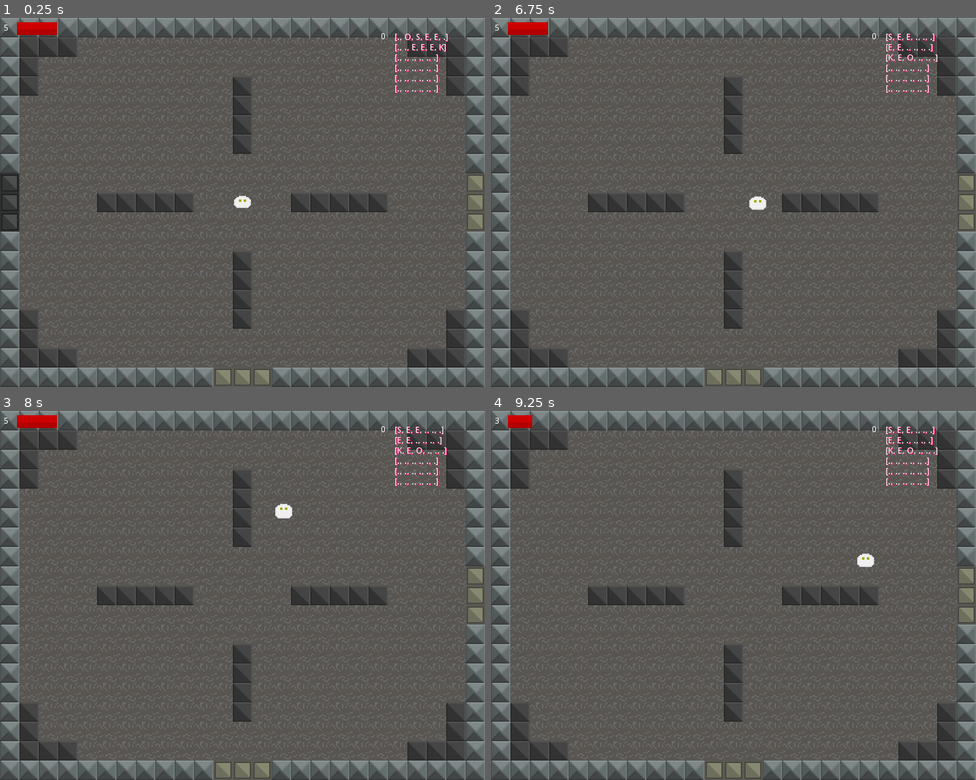
Above: before the commit, frames 1-4 (two rows, left to right).
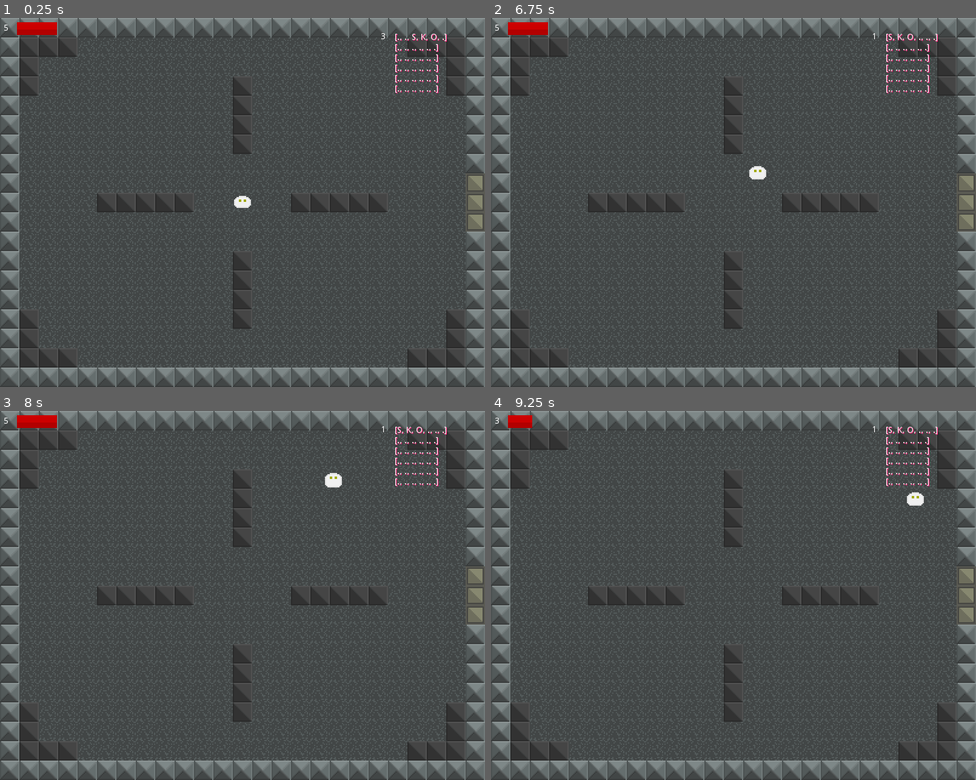
Above: after the commit, the same moments.

Repository: BielMaxBR/evolutron-remake
Game: Godot game, scene res://Node2D.tscn
Same seed, same stepped clock (60 frames per second), same inputs: the game is played once before the commit and once after it. Sound files missing from this copy of the repository are replaced by a short silence.
Inputs (mouse positions are in pixels of both pictures, inside the frame that each line leads up to):
- Up to frame 1 (0.25 s): no input
- Up to frame 2 (6.75 s): tap Enter at 0.5, 6.5 s; move the mouse to (840, 184) at 0.52 s; hold D (right) 0.53-1.28 s; hold 1 (0) 0.53-1.28 s; click (840, 184) at 0.8 s; tap Space (test) at 1.25, 1.55, 4.55 s; move the mouse to (636, 220) at 1.27 s; hold S (down) 1.28-2.03 s; click (636, 220) at 1.35 s; move the mouse to (782, 121) at 2.02 s; hold D (right) 2.03-2.78 s; hold Space (test) 2.03-2.78 s; tap T (scape, bound only after the commit) at 2.3, 2.85, 5.3, 6.6 s; move the mouse to (709, 276) at 2.77 s; hold W (up) 2.78-3.53 s; tap 1 (0) at 3.05 s; move the mouse to (879, 257) at 3.52 s; hold 1 (0) 3.53-4.28 s; hold A (left) 3.53-5.03 s; click (879, 257) at 3.8 s; move the mouse to (588, 147) at 4.27 s; click (588, 147) at 4.35 s; move the mouse to (757, 202) at 5.02 s; hold S (down) 5.03-5.75 s; hold Space (test) 5.03-5.75 s; click (733, 272) at 5.75 s; move the mouse to (660, 110) at 6.52 s; hold D (right) from 6.53 s (still down)
- Up to frame 3 (8 s): tap 1 (0) at 6.8 s; move the mouse to (349, 577) at 7.27 s; release D (right) at 7.28 s; hold W (up) from 7.28 s (still down); hold 1 (0) from 7.28 s (still down); click (349, 577) at 7.55 s
- Up to frame 4 (9.25 s): move the mouse to (636, 613) at 8.02 s; release W (up) at 8.03 s; release 1 (0) at 8.03 s; hold D (right) 8.03-8.78 s; click (636, 613) at 8.1 s; tap Space (test) at 8.3 s; move the mouse to (782, 514) at 8.77 s; hold S (down) from 8.78 s (still down); hold Space (test) from 8.78 s (still down); tap T (scape, bound only after the commit) at 9.05 s

The runs differ from the first frame. In frame 1, 11% of the frame differs, in the area x 0-96%, y 4-100%; in frame 2, 11%; in frame 3, 11%; in frame 4, 11%.

Commit message:
cheve andando

Diff:
--- /dev/null
+++ b/Chefes/Slime.gd
@@ -0,0 +1,70 @@
+
+
+extends KinematicBody2D
+export var speed = 200
+export(Vector2) var posicion
+var vida = 50
+signal morreu
+var velocity =  Vector2(1,1)
+var gosmaPath = preload("res://Chefes/gosma.tscn")
+var rastro = false
+var rng = RandomNumberGenerator.new()
+
+func _init():
+	pass
+func _ready():
+	print("sou eu")
+	rastro = true
+	velocity = velocity.normalized() * speed
+
+func _physics_process(delta):
+	velocity = move_and_slide(velocity)
+	get_parent().get_child(4).position = position
+	if vida < 1:
+		emit_signal("morreu")
+		queue_free()
+	pass
+
+
+func _on_baixo_body_entered(body):
+	if body.name != "slime" and "Room" in body.name and body.name != "Porta":
+		velocity.y *= -1
+		velocity = velocity.normalized() * speed
+	pass # Replace with function body.
+
+
+func _on_cima_body_entered(body):
+	if body.name != "slime" and "Room" in body.name and body.name != "Porta":
+		velocity.y *= -1
+		velocity = velocity.normalized() * speed
+
+
+func _on_direita_body_entered(body):
+	if body.name != "slime" and "Room" in body.name and body.name != "Porta":
+		velocity.x *= -1
+		velocity = velocity.normalized() * speed
+
+
+
+func _on_esquerda_body_entered(body):
+	if body.name != "slime" and "Room" in body.name and body.name != "Porta":
+
+		velocity.x *= -1
+		velocity = velocity.normalized() * speed
+
+	pass # Replace with function body.
+
+
+func _on_RastroTimer_timeout():
+	if rastro == true:
+		spawn_rastro()
+	pass # Replace with function body.
+
+func spawn_rastro():
+	var newRastro = gosmaPath.instance()
+	newRastro.position = position
+	yield(get_tree().create_timer(0.05), "timeout")
+	newRastro.slime = position
+	newRastro.z_index = -1
+	get_parent().add_child(newRastro)
+	pass
--- /dev/null
+++ b/Chefes/Slime.tscn
@@ -0,0 +1,63 @@
+[gd_scene load_steps=8 format=2]
+
+[ext_resource path="res://Chefes/slime.png" type="Texture" id=1]
+[ext_resource path="res://Chefes/Slime.gd" type="Script" id=2]
+
+[sub_resource type="CircleShape2D" id=1]
+radius = 8.73413
+
+[sub_resource type="CircleShape2D" id=2]
+radius = 6.12947
+
+[sub_resource type="CircleShape2D" id=3]
+radius = 6.14737
+
+[sub_resource type="CircleShape2D" id=4]
+radius = 5.77649
+
+[sub_resource type="CircleShape2D" id=5]
+radius = 6.2682
+
+[node name="Slime" type="KinematicBody2D"]
+scale = Vector2( 1.5, 1.5 )
+script = ExtResource( 2 )
+
+[node name="CollisionShape2D" type="CollisionShape2D" parent="."]
+shape = SubResource( 1 )
+disabled = true
+
+[node name="Sprite" type="Sprite" parent="."]
+texture = ExtResource( 1 )
+
+[node name="cima" type="Area2D" parent="."]
+
+[node name="CollisionShape2D" type="CollisionShape2D" parent="cima"]
+position = Vector2( -0.0992126, -10.9134 )
+shape = SubResource( 2 )
+
+[node name="baixo" type="Area2D" parent="."]
+
+[node name="CollisionShape2D" type="CollisionShape2D" parent="baixo"]
+position = Vector2( 0.0992126, 11.0126 )
+shape = SubResource( 3 )
+
+[node name="direita" type="Area2D" parent="."]
+
+[node name="CollisionShape2D" type="CollisionShape2D" parent="direita"]
+position = Vector2( 11.9055, 0.198425 )
+shape = SubResource( 4 )
+
+[node name="esquerda" type="Area2D" parent="."]
+
+[node name="CollisionShape2D" type="CollisionShape2D" parent="esquerda"]
+position = Vector2( -11.3102, -0.198425 )
+shape = SubResource( 5 )
+
+[node name="RastroTimer" type="Timer" parent="."]
+wait_time = 0.15
+autostart = true
+[connection signal="body_entered" from="cima" to="." method="_on_cima_body_entered"]
+[connection signal="body_entered" from="baixo" to="." method="_on_baixo_body_entered"]
+[connection signal="body_entered" from="direita" to="." method="_on_direita_body_entered"]
+[connection signal="body_entered" from="esquerda" to="." method="_on_esquerda_body_entered"]
+[connection signal="timeout" from="RastroTimer" to="." method="_on_RastroTimer_timeout"]
--- /dev/null
+++ b/Chefes/gosma.gd
@@ -0,0 +1,25 @@
+extends Area2D
+
+
+# Declare member variables here. Examples:
+# var a = 2
+# var b = "text"
+
+export(Vector2) var slime
+export(int) var dano = 1
+# Called when the node enters the scene tree for the first time.
+func _ready():
+	look_at(slime)
+	$Timer.start()
+	pass # Replace with function body.
+
+func _on_Timer_timeout():
+	queue_free()
+	pass # Replace with function body.
+
+
+func _on_ataque_body_entered(body):
+	if body.name == "Player":
+		body.vida -= dano
+		queue_free()
+	pass # Replace with function body.
--- /dev/null
+++ b/Chefes/gosma.tscn
@@ -0,0 +1,24 @@
+[gd_scene load_steps=4 format=2]
+
+[ext_resource path="res://Chefes/gosma.png" type="Texture" id=1]
+[ext_resource path="res://Chefes/gosma.gd" type="Script" id=2]
+
+[sub_resource type="CircleShape2D" id=1]
+radius = 8.52788
+
+[node name="ataque" type="Area2D" groups=[
+"Nocivo",
+]]
+scale = Vector2( 2, 2 )
+script = ExtResource( 2 )
+
+[node name="CollisionShape2D" type="CollisionShape2D" parent="."]
+shape = SubResource( 1 )
+
+[node name="Sprite" type="Sprite" parent="."]
+texture = ExtResource( 1 )
+
+[node name="Timer" type="Timer" parent="."]
+wait_time = 3.0
+[connection signal="body_entered" from="." to="." method="_on_ataque_body_entered"]
+[connection signal="timeout" from="Timer" to="." method="_on_Timer_timeout"]
--- a/Node2D.tscn
+++ b/Node2D.tscn
@@ -53,6 +53,8 @@
 shape2d = SubResource( 1 )
 RoomScript = ExtResource( 15 )
 layers = 15
+numero_de_salas = 3
+andar = 3
 
 [node name="BigMap" type="TileMap" parent="."]
 tile_set = ExtResource( 2 )
@@ -234,6 +236,7 @@
 [connection signal="cima" from="Player" to="Camera2D" method="_on_KinematicBody2D_cima"]
 [connection signal="direita" from="Player" to="Camera2D" method="_on_KinematicBody2D_direita"]
 [connection signal="esquerda" from="Player" to="Camera2D" method="_on_KinematicBody2D_esquerda"]
+[connection signal="frame_changed" from="Player/Sprite" to="Player" method="_on_Sprite_frame_changed"]
 [connection signal="area_entered" from="Player/Area_de_dano" to="Player" method="_on_Area_de_dano_area_entered"]
 [connection signal="body_entered" from="portal" to="portal" method="_on_portal_body_entered"]
 [connection signal="desceu" from="portal" to="." method="_on_portal_desceu"]
--- a/Scripts/KinematicBody2D.gd
+++ b/Scripts/KinematicBody2D.gd
@@ -19,6 +19,7 @@
 signal action(acao)
 signal apareci(pos)
 signal upgrade(id)
+signal frame(anim,frame)
 var andando = false
 var velocity = Vector2()
 
@@ -84,6 +85,9 @@
 		if event.is_action_pressed("0"):
 			emit_signal("action", "swap0")
 
+		if event.is_action_pressed("scape"):
+			position.y -= 50
+
 func get_camera():
 	#print(cam)
 	var node = get_node(cam)
@@ -147,3 +151,8 @@
 		print("coletado")
 		area.queue_free()
 	pass # Replace with function body.
+
+
+func _on_Sprite_frame_changed():
+	emit_signal("frame",$Sprite.animation, $Sprite.frame)
+	pass # Replace with function body.
--- a/Scripts/Map_generator.gd
+++ b/Scripts/Map_generator.gd
@@ -4,19 +4,21 @@
 export(int, LAYERS_2D_PHYSICS) var layers
 export(int, 0, 100) var numero_de_salas = 8
 export(Vector2) var area = Vector2(6,6)
+#export(NodePath) onready var SlimeBossPath  = preload("res://Chefes/Slime.tscn")
 const parede = Color("#914400")*255
 const chao = Color("#48ff00")*255
 const porta = Color("#ffee00")*255
 const muro = Color("#006d0f")*255
 const spike = Color("#000000")*255
 var rng = RandomNumberGenerator.new()
-var andar = 0
+export var andar = 1
 var fechada: bool
 signal spawn(pos)
 signal map(mapa)
 signal saida(pos)
 signal desci(andar)
 signal Open
+signal boss(andar, meio)
 func gerar_mapa_aberto():
 	return '0'
 
@@ -54,11 +56,10 @@
 		y = int(tum[1])
 	var xy = [x,y]
 	var toc = tuc.has(Array(xy))
-	#print(tuc, "\n", toc)
 	return toc
 
 func nova_sala(salas, area):
-	#print("salas atuais ", salas)
+
 	rng.randomize()
 	var sala_escolhida = salas[rng.randi_range(0, len(salas)-1)]
 	if sala_escolhida == null:
@@ -67,31 +68,23 @@
 	var baixo = [sala_escolhida[0], sala_escolhida[1]+1]
 	var esquerda = [sala_escolhida[0]-1, sala_escolhida[1]]
 	var direita = [sala_escolhida[0]+1, sala_escolhida[1]]
-
 	var salas_possiveis = []
-	#print("escolhida ", sala_escolhida)
 	var cimaX = int(cima[0])
 	var cimaY = int(cima[1])
 	if cima[1] >= 1 and se_tem(cima,salas) == false:
 		salas_possiveis.append([cimaX,cimaY])
-	#	print(">>> cima ",cima, salas.find(Array([cimaX,cimaY])))
 	var direitaX = int(direita[0])
 	var direitaY = int(direita[1])
 	if direita[0] <= 5 and se_tem(direita,salas) == false:
 		salas_possiveis.append([direitaX,direitaY])
-	#	print(">>> direita ",direita, salas.find(Array([direitaX,direitaY])))
 	var baixoX = int(baixo[0])
 	var baixoY = int(baixo[1])
 	if baixo[1] <= 5 and se_tem(baixo,salas) == false:
 		salas_possiveis.append([baixoX,baixoY])
-	#	print(">>> baixo ",baixo, salas.find(Array([baixoX,baixoY])))
 	var esquerdaX = int(esquerda[0])
 	var esquerdaY = int(esquerda[1])
 	if esquerda[0] >= 1 and se_tem(esquerda,salas) == false:
 		salas_possiveis.append([esquerdaX,esquerdaY])
-	#	print(">>> esquerda ",[esquerdaX,esquerdaY], salas.find(Array([esquerdaX,esquerdaY])))
-
-
 	if len(salas_possiveis) >= 1:
 
 			rng.randomize()
@@ -104,12 +97,8 @@
 					i = true
 
 			if salas.has(Array([int(sala_sorteada[0]),int(sala_sorteada[1])])) == false and sala_sorteada != null:
-	#			print("sala sorteada ",sala_sorteada)
-	#			print("---")
-	#			print(se_tem(sala_sorteada, salas))
 				return sala_sorteada
 			else:
-	#			print(se_tem(sala_sorteada, salas))
 				return nova_sala(salas, area)
 	else:
 		return nova_sala(salas, area)
@@ -173,7 +162,6 @@
 	newTileMap.add_child(SalaCollider)
 	newTileMap.call_deferred("set", "script", RoomScript)
 	newTileMap.set_script(RoomScript)
-	#print(RoomScript)
 	newTileMap.name = "Room" + str(index)
 	newTileMap.add_to_group("Rooms")
 	newTileMap.position = pos
@@ -182,7 +170,7 @@
 	newTileMap.tile_set = tile.tile_set
 	newTileMap.z_index = -1
 	newTileMap.tipo = type
-
+	##	newTileMap.SlimeBossPath = SlimeBossPath
 
 	for x in range(0,25):
 		for y in range(0,19):
@@ -312,13 +300,17 @@
 				index += 1
 
 			elif minimapa[y][x] == "O":
-
 				var pos = Coletar_posicao_do_tile(x,y,bigMap.cell_size,bigMap.transform.get_scale())
 				var posMeio = Coletar_posicao_do_tile(x+0.5,y+0.5,bigMap.cell_size,bigMap.transform.get_scale())
-				emit_signal("saida", posMeio)
-				gerar_tilemap(pos,tile,'exit.png',portas, index, 3)
+				print(andar != 3)
+				if andar != 3 and andar != 6 and andar != 9:
+					print("não é chefe")
+					emit_signal("saida", posMeio)
+					gerar_tilemap(pos,tile,'exit.png',portas, index, 3)
+				else:
+					print('HORA DO BOSS!')
+					boss_room(andar,pos, posMeio, tile, portas, index)
 				index += 1
-
 func _ready():
 	fechada = true
 	rng.randomize()
@@ -328,7 +320,6 @@
 	emit_signal("desci", andar)
 
 func _on_portal_desceu():
-
 	var rooms = get_tree().get_nodes_in_group("Rooms")
 	for room in rooms:
 		room.free()
@@ -339,11 +330,12 @@
 	pass
 
 func _process(delta):
+	find_boss()
 	check_key()
 
 func check_key():
 	var key = get_tree().get_nodes_in_group("Key")
-	if len(key) > 0:# and fechada == false:
+	if len(key) > 0:
 		if not key[0].is_connected("colected", self, "keyColected"):
 			key[0].connect("colected", self, "keyColected")
 			fechada = true
@@ -351,7 +343,6 @@
 func keyColected():
 	emit_signal("Open")
 	pass
-
 
 func _on_TextureButton_button_down():
 	reset()
@@ -365,14 +356,23 @@
 	var rooms = get_tree().get_nodes_in_group("Rooms")
 	for room in rooms:
 		room.free()
-	andar = 0
+	andar = 1
 	_ready()
 	pass
-
 
 func _on_voltar_button_down():
 	reset()
 	inicio()
-	pass # Replace with function body.
+	pass
+
 func inicio():
 	pass
+
+func boss_room(andar, pos, meio, tile,portas,index):
+	gerar_tilemap(pos,tile,'boss.png',portas, index, 4)
+	yield(get_tree().create_timer(1),"timeout")
+	emit_signal("boss", andar, meio)
+	pass
+
+func find_boss():
+	pass
--- a/Scripts/Room.gd
+++ b/Scripts/Room.gd
@@ -6,7 +6,7 @@
 signal battle(room)
 
 var rng = RandomNumberGenerator.new()
-
+onready var SlimeBossPath = preload("res://Chefes/Slime.tscn")
 onready var aranhaPath = preload("res://inimigos/arainha.tscn")
 onready var portPath = preload("res://rooms/porta.tscn")
 onready var keyPath = preload("res://rooms/chave.tscn")
@@ -14,18 +14,23 @@
 var battle = false
 var jaBatalhou = false
 var chave = false
-
+var chefeVivo = false
+var chefes = [["Slime"],["Arraia"],["Gray"]]
+var chefe
+var bossPos
 func _init():
 	_process(1)
-	get_child(0).connect("body_entered",self, "colidiu")
 
 func _ready():
+	get_child(0).connect("body_entered",self, "colidiu")
 	print(name," ", tipo)
-	if tipo == 3:
+	if tipo == 3 or tipo == 4:
 		print("portas trancadas")
 		get_parent().connect("Open", self, "OpenDoor")
 		create_locked()
-
+	if tipo == 4:
+		print("é chefe msm")
+		get_parent().connect("boss", self, "spawnBoss")
 func check_enemies():
 
 	var enemies = get_tree().get_nodes_in_group("Enemies"+name)
@@ -46,8 +51,11 @@
 			if not jaBatalhou:
 				start_battle()
 				jaBatalhou = true
-
 		emit_signal("battle", name)
+	if tipo == 4:
+		print("hora do chefe")
+		#if chefe == "Slime":
+		Slime_battle()
 
 func _process(delta):
 	if tipo == 1 or tipo == 2:
@@ -102,7 +110,7 @@
 		posPortList.append(converter_posicao(port))
 	var enemyCount = 5
 
-	yield(countdown(), "completed") # waiting for the countdown() function to complete
+	yield(countdown(), "completed")
 	battle = true
 	for n in enemyCount:
 		rng.randomize()
@@ -119,7 +127,7 @@
 		get_tree().get_root().add_child(porta)
 
 func countdown():
-	yield(get_tree(), "idle_frame") # returns a GDScriptFunctionState object to _ready()
+	yield(get_tree(), "idle_frame")
 	yield(get_tree().create_timer(0.5), "timeout")
 
 func OpenDoor():
@@ -127,6 +135,7 @@
 	var portas = get_tree().get_nodes_in_group("Lock"+name)
 	for porta in portas:
 		porta.free()
+	chave = true
 	pass
 
 func create_locked():
@@ -145,3 +154,38 @@
 		porta.position = p
 		porta.add_to_group("Lock"+name)
 		get_tree().get_root().call_deferred("add_child", porta)
+
+func spawnBoss(andar, meio):
+	rng.randomize()
+	chefe = rng.randi_range(0,len(chefes[0])-1)
+	bossPos = meio
+
+func Slime_battle():
+	if chave:
+		var portList: Array
+		for x in range(0,25):
+			for y in range(0,19):
+				var tile = get_cell(x,y)
+				if tile == 4:
+					portList.append(Vector2(x,y))
+		var posPortList: Array
+		for port in portList:
+			posPortList.append(converter_posicao(port))
+		for p in posPortList:
+			var porta = portPath.instance()
+			porta.z_index = 1
+			#porta.position = p
+			porta.add_to_group("Ports"+name)
+			get_tree().get_root().call_deferred("add_child", porta)
+		if not chefeVivo:
+			var boss = SlimeBossPath.instance()
+			boss.position = bossPos
+			get_tree().get_root().call_deferred("add_child", boss)
+			print("spawnando chefe")
+			boss.connect("morreu", self, "DeathBoss")
+			chefeVivo = true
+
+func DeathBoss():
+	print("FIM")
+	get_parent().get_child(4).position = bossPos
+	pass
--- a/Scripts/portal.gd
+++ b/Scripts/portal.gd
@@ -1,16 +1,8 @@
 extends Area2D
 
 signal desceu
-
-func _ready():
-
-	pass
-
 signal pos(pos)
 
-func _input(event):
-	if event.is_action_pressed("test"):
-		print("portal: ",position)
 func Coletar_posicao_do_tile(x, y, tile, scale):
 	var rex = (tile.x*x)*scale.x
 	var rey = (tile.y*y)*scale.y
@@ -21,8 +13,6 @@
 	pass
 
 func _on_Node2D_saida(pos):
-
-
 	position = pos
 
 func _on_portal_body_entered(body):
@@ -36,5 +26,5 @@
 		for x in range(0, len(mapa[y])-1):
 			if mapa[y][x] == "O":
 				var posMeio = Coletar_posicao_do_tile(x+0.5,y+0.5,Vector2(800,608),Vector2(1,1))
-				_on_Node2D_saida(posMeio)
+				#_on_Node2D_saida(posMeio)
 	pass # Replace with function body.
--- a/project.godot
+++ b/project.godot
@@ -90,6 +90,11 @@
 "events": [ Object(InputEventKey,"resource_local_to_scene":false,"resource_name":"","device":0,"alt":false,"shift":false,"control":false,"meta":false,"command":false,"pressed":false,"scancode":49,"unicode":0,"echo":false,"script":null)
  ]
 }
+scape={
+"deadzone": 0.5,
+"events": [ Object(InputEventKey,"resource_local_to_scene":false,"resource_name":"","device":0,"alt":false,"shift":false,"control":false,"meta":false,"command":false,"pressed":false,"scancode":84,"unicode":0,"echo":false,"script":null)
+ ]
+}
 
 [node]
 
--- a/rooms/porta.tscn
+++ b/rooms/porta.tscn
@@ -5,7 +5,7 @@
 [sub_resource type="RectangleShape2D" id=1]
 extents = Vector2( 15.5499, 15.4867 )
 
-[node name="StaticBody2D" type="StaticBody2D"]
+[node name="Porta" type="StaticBody2D"]
 
 [node name="CollisionShape2D" type="CollisionShape2D" parent="."]
 shape = SubResource( 1 )
--- a/upgrades/Upgrades.gd
+++ b/upgrades/Upgrades.gd
@@ -6,6 +6,7 @@
 	player.connect("upgrade", self , "upgrade")
 	player.connect("action", self , "actions")
 	player.connect("reset", self , "reset")
+	player.connect("frame", self , "frame")
 	print("estou pronto")
 
 func upgrade(id):
@@ -26,3 +27,11 @@
 func reset():
 	for i in get_child_count():
 		get_child(i).visible = false
+
+func frame(an,frame):
+	for nodeIndex in range(0, get_child_count()):
+		if an == "Walk":
+			get_child(nodeIndex).animation = "go"
+		else:
+			get_child(nodeIndex).animation = "stop"
+		get_child(nodeIndex).frame = frame
Binary file added: Chefes/gosma.png
Not shown, added: Chefes/gosma.png.import
Binary file added: Chefes/slime.png
Not shown, added: Chefes/slime.png.import
Not shown: 2 places in Node2D.tscn that only renumber resources
Not shown: 2 places in inimigos/arainha.tscn that only renumber resources
Binary file added: rooms/boss.png
Not shown, added: rooms/boss.png.import
Binary file changed: tiles/tile2.png
